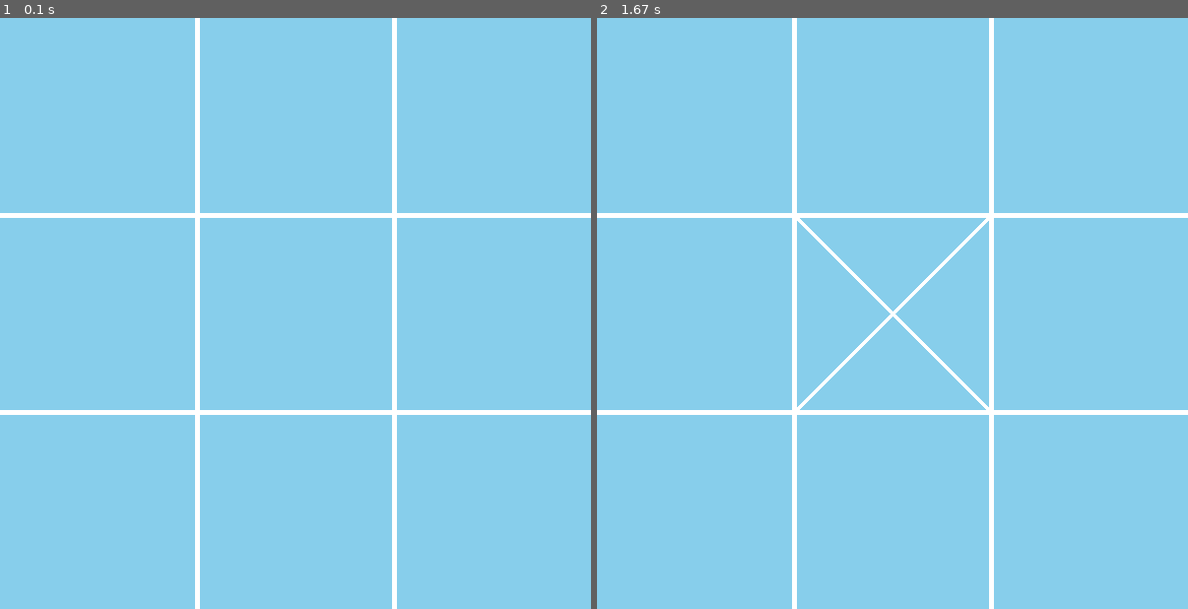
Above: before the commit, frames 1-2 (left to right).
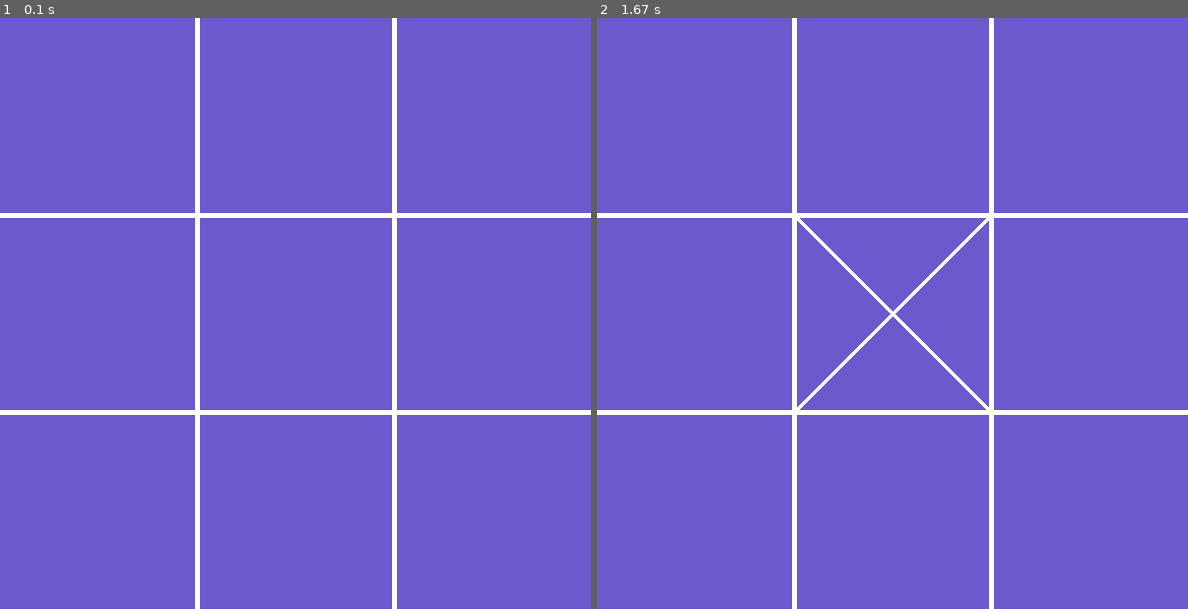
Above: after the commit, the same moments.

Repository: shogun-mar/Pygame-Tris
Game: pygame game, started from main.py
Two runs of this game, one before a commit and one after it. Both use one fixed random seed, a clock stepped at 60 frames per second and the inputs below.
Inputs (mouse positions are in pixels of both pictures, inside the frame that each line leads up to):
- Up to frame 1 (0.1 s): no input
- Up to frame 2 (1.67 s): click (892, 313) at 0.38 s

The runs differ from the first frame. In frame 1, 97% of the frame differs, in the area x 0-100%, y 0-100%; in frame 2, 96%.

Commit message:
Update main.py

Diff:
--- a/main.py
+++ b/main.py
@@ -22,7 +22,9 @@
 end_message_rect = player_one_win_text.get_rect(center=(SCREEN_WIDTH//2, SCREEN_HEIGTH//2 - 50))
 
 # Draw grid
-colors = 'mediumpurple3 indigo crimson seagreen1 salmon1 purple2 plum3 palevioletred violetred springgreen4 steelblue4 steelblue slateblue4 slateblue sienna2 blue cyan skyblue purple magenta red green blue yellow cyan magenta white'.split()
+colors = 'greenyellow goldenrod2 fuchsia deeppink4 cornflowerblue darkred darkslategrey blueviolet mediumpurple3 indigo crimson seagreen1 salmon1 purple2 plum3 palevioletred violetred springgreen4 \
+                          steelblue4 steelblue slateblue4 slateblue sienna2 cyan skyblue purple magenta red green blue yellow \
+                          white'.split()
 selected_color = random.choice(colors)
 screen.fill(selected_color)
 for i in range(1, 3):
